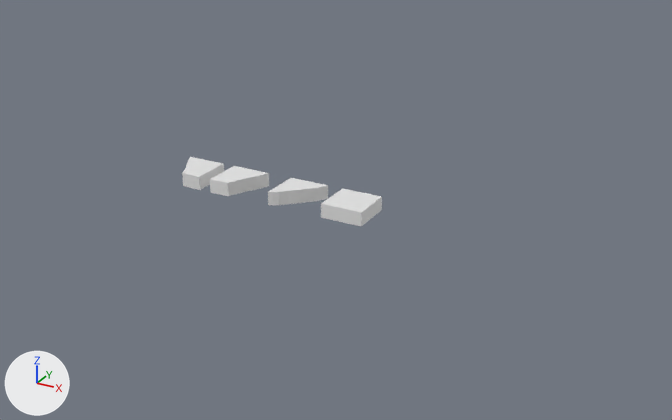
The Blender file Blender/Modular Kit Floors/SimplerFloors.blend: old version first, new version second.
Before and after are seen from a 50 mm camera at (13.3, -25.2, 12.4) aimed at (-0.9, 0.6, -0.5). The axes (+X, +Y, +Z) are drawn at lower left. The lights are the same throughout. The older version comes first.

The scene before the commit, as lines of its bpy script (objects in view):
```python
me_cube = bpy.data.meshes.new('Cube')
me_cube.from_pydata(...)  # 170 vertices, 168 faces; spans x -1.0..1.0, y -1.0..1.0, z -1.0..1.0
me_cube.materials.append(mat_material)  # white #e7e7e7
me_cube_002 = bpy.data.meshes.new('Cube.002')
me_cube_002.from_pydata(...)  # 170 vertices, 168 faces; spans x -1.01..0.99, y -0.99..1.01, z -1.0..1.0
me_cube_002.materials.append(mat_material)  # white #e7e7e7
me_cube_003 = bpy.data.meshes.new('Cube.003')
me_cube_003.from_pydata(...)  # 170 vertices, 169 faces; spans x -1.0..1.0, y -1.0..1.0, z -1.0..1.0
me_cube_003.materials.append(mat_material)  # white #e7e7e7
ob_floor_001 = bpy.data.objects.new('Floor.001', me_cube)
ob_floor_001.location = (0.0, 0.0, 0.0)
ob_floor_001.scale = (0.75, 0.75, 0.25)
ob_floor_002 = bpy.data.objects.new('Floor.002', me_cube_002)
ob_floor_002.location = (-2.07, 0.0, 0.0)
ob_floor_002.scale = (0.75, 0.75, 0.25)
ob_floor_003 = bpy.data.objects.new('Floor.003', me_cube_003)
ob_floor_003.location = (-4.48, 0.0, 0.0)
ob_floor_003.scale = (0.75, 0.75, 0.25)
# also in view: 'Floor.004' at (-6.4, 0.0, 0.0)
```
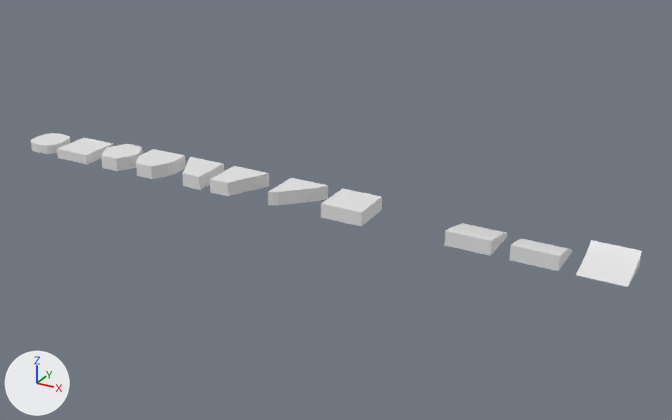
Location of each change, (x1, y1, x2, y2) in pixels of the pictures (672 x 420 px):
'Floor.011', added: after (576, 240, 642, 287)
'Floor.009', added: after (445, 223, 507, 256)
'Floor.010', added: after (509, 239, 573, 271)
'Floor.005', added: after (136, 149, 186, 179)
'Floor.007', added: after (57, 138, 113, 164)
'Floor.006', added: after (101, 144, 143, 171)
'Floor.008', added: after (31, 133, 70, 154)

Diff of the bpy script that builds the scene:
```diff
--- a/Blender/Modular Kit Floors/SimplerFloors.blend.py
+++ b/Blender/Modular Kit Floors/SimplerFloors.blend.py
@@ me_cube_010 @@
+me_cube_010.from_pydata(...)  # 142 vertices, 144 faces; spans x -1.0..1.0, y -1.0..1.0, z -1.0..1.0
+me_cube_010.materials.append(mat_material)  # white #e7e7e7
@@ me_cube_009 @@
+me_cube_009.from_pydata(...)  # 142 vertices, 144 faces; spans x -1.0..1.0, y -1.0..1.0, z -1.0..1.0
+me_cube_009.materials.append(mat_material)  # white #e7e7e7
@@ me_cube_008 @@
+me_cube_008.from_pydata(...)  # 170 vertices, 168 faces; spans x -1.0..1.0, y -1.0..1.0, z -1.0..1.0
+me_cube_008.materials.append(mat_material)  # white #e7e7e7
@@ me_cube_007 @@
+me_cube_007.from_pydata(...)  # 48 vertices, 26 faces; spans x -0.93..0.93, y -0.93..0.93, z -1.0..0.38
+me_cube_007.materials.append(mat_material)  # white #e7e7e7
@@ me_cube_006 @@
+me_cube_006.from_pydata(...)  # 145 vertices, 133 faces; spans x -1.0..1.0, y -1.0..1.0, z -1.0..0.5
+me_cube_006.materials.append(mat_material)  # white #e7e7e7
@@ me_cube_005 @@
+me_cube_005.from_pydata(...)  # 170 vertices, 168 faces; spans x -1.0..1.0, y -1.0..1.0, z -1.0..1.0
+me_cube_005.materials.append(mat_material)  # white #e7e7e7
@@ me_cube_001 @@
+me_cube_001.from_pydata(...)  # 170 vertices, 168 faces; spans x -1.0..1.0, y -1.0..1.0, z -1.0..1.0
+me_cube_001.materials.append(mat_material)  # white #e7e7e7
@@ ob_floor_011 @@
+ob_floor_011 = bpy.data.objects.new('Floor.011', me_cube_010)
+ob_floor_011.location = (8.52, 0.0, 0.0)
+ob_floor_011.scale = (0.75, 0.75, 0.25)
@@ ob_floor_010 @@
+ob_floor_010 = bpy.data.objects.new('Floor.010', me_cube_009)
+ob_floor_010.location = (6.51, 0.0, 0.0)
+ob_floor_010.scale = (0.75, 0.75, 0.25)
@@ ob_floor_009 @@
+ob_floor_009 = bpy.data.objects.new('Floor.009', me_cube_008)
+ob_floor_009.location = (4.41, 0.0, 0.0)
+ob_floor_009.scale = (0.75, 0.75, 0.25)
@@ ob_floor_008 @@
+ob_floor_008 = bpy.data.objects.new('Floor.008', me_cube_007)
+ob_floor_008.location = (-13.53, 0.0, 0.0)
+ob_floor_008.scale = (0.75, 0.75, 0.25)
@@ ob_floor_007 @@
+ob_floor_007 = bpy.data.objects.new('Floor.007', me_cube_006)
+ob_floor_007.location = (-11.71, 0.0, 0.0)
+ob_floor_007.scale = (0.75, 0.75, 0.25)
@@ ob_floor_006 @@
+ob_floor_006 = bpy.data.objects.new('Floor.006', me_cube_005)
+ob_floor_006.location = (-9.84, 0.0, 0.0)
+ob_floor_006.scale = (0.75, 0.75, 0.25)
@@ ob_floor_005 @@
+ob_floor_005 = bpy.data.objects.new('Floor.005', me_cube_001)
+ob_floor_005.location = (-8.19, 0.0, 0.0)
+ob_floor_005.scale = (0.75, 0.75, 0.25)
```
